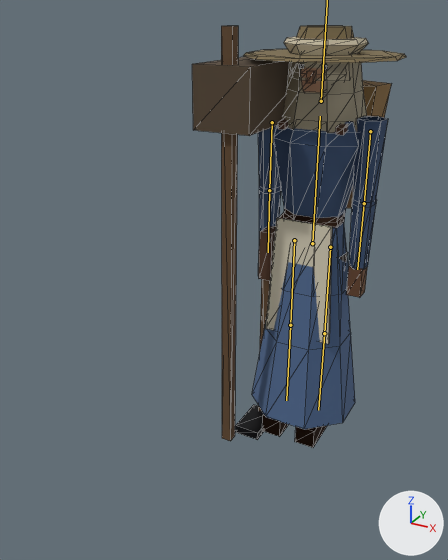
One commit to the glTF model game/assets/modelle/figur_mensch.glb: the scene before it, then after it.
Both versions are drawn from a 50 mm lens placed at (0.89, -2.41, 1.86), pointed at (-0.17, -0.49, 0.9). The axes (+X, +Y, +Z) are drawn at lower right. The lights are the same throughout. The older version comes first. The bones that bend it are drawn over the model as lines. Mesh edges are drawn as thin lines.

Objects in the first picture: 'Barett', 'Buendel', 'Hacke', 'Haube', 'Kapuze', 'Kiepe', 'Koerper_Frau', 'Koerper_Mann', 'Schuerze', 'Stab', 'Strohhut', 'Tasche'.
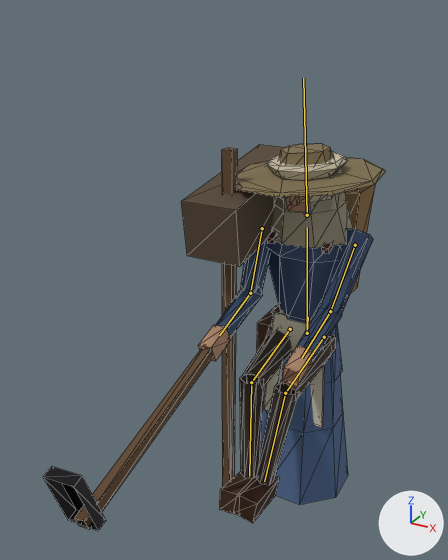
The newer file adds an action. The first version stands in its rest pose; the second is drawn at frame 7 of the action 'Kutschieren'.

What differs and where, as boxes [x1, y1, x2, y2] in the pictures (448 x 560 px):
'Koerper_Mann', posed
    before: [258, 116, 388, 448]
    after: [216, 228, 373, 523]
'Koerper_Frau', posed (30% wider, 15% shorter)
    before: [252, 64, 367, 429]
    after: [198, 196, 348, 505]
'Buendel', posed (6% wider, 55% taller)
    before: [192, 57, 290, 136]
    after: [181, 144, 285, 267]
'Kapuze', posed
    before: [283, 62, 367, 133]
    after: [272, 192, 353, 248]
'Strohhut', posed (7% narrower, 41% taller)
    before: [243, 25, 406, 63]
    after: [235, 143, 386, 197]
'Hacke', posed
    before: [235, 279, 270, 440]
    after: [43, 346, 214, 531]
'Schuerze', posed (8% shorter)
    before: [266, 218, 332, 344]
    after: [263, 312, 325, 428]
'Stab', posed (18% shorter)
    before: [221, 26, 238, 441]
    after: [221, 148, 237, 487]
'Barett', posed (58% taller)
    before: [284, 37, 368, 55]
    after: [267, 152, 348, 181]
'Kiepe', posed
    before: [278, 80, 391, 208]
    after: [267, 185, 375, 292]
'Tasche', posed
    before: [259, 213, 284, 281]
    after: [257, 305, 280, 352]
'Haube', posed
    before: [292, 62, 350, 81]
    after: [280, 195, 332, 202]
bone 'Wurzel', root to tip
    before: (312, 243) to (313, 225)
    after: (307, 333) to (308, 317)
bone 'Oberschenkel_L', root to tip
    before: (330, 247) to (324, 333)
    after: (324, 337) to (285, 393)
bone 'Unterschenkel_L', root to tip
    before: (324, 333) to (318, 410)
    after: (285, 393) to (264, 481)
bone 'Oberschenkel_R', root to tip
    before: (294, 240) to (290, 325)
    after: (290, 329) to (251, 382)
bone 'Unterschenkel_R', root to tip
    before: (290, 325) to (286, 400)
    after: (251, 382) to (249, 476)
bone 'Ruecken', root to tip
    before: (312, 243) to (320, 116)
    after: (307, 333) to (307, 227)
bone 'Oberarm_L', root to tip
    before: (370, 131) to (364, 203)
    after: (355, 245) to (330, 311)
bone 'Unterarm_L', root to tip
    before: (364, 203) to (357, 269)
    after: (330, 311) to (302, 357)
bone 'Oberarm_R', root to tip
    before: (272, 122) to (269, 190)
    after: (262, 228) to (250, 293)
bone 'Unterarm_R', root to tip
    before: (269, 190) to (268, 252)
    after: (250, 293) to (219, 335)

What changed in the scene script:
```text
Change bone_wurzel:
    where bone_wurzel = bpy.data.objects['Skelett'].pose.bones['Wurzel']
    bone_wurzel.location: (0.0, 0.0, 0.0) -> (0.0, -0.44, 0.0)
Change bone_oberschenkel_l:
    where bone_oberschenkel_l = bpy.data.objects['Skelett'].pose.bones['Oberschenkel_L']  # child of 'Wurzel'
    bone_oberschenkel_l.rotation_quaternion: (1.0, 0.0, 0.0, 0.0) -> (0.754, -0.655, -0.034, 0.039)  # degrees (0, 0, 0) -> degrees (-82, 0, 6)
Change bone_unterschenkel_l:
    where bone_unterschenkel_l = bpy.data.objects['Skelett'].pose.bones['Unterschenkel_L']  # child of 'Oberschenkel_L'
    bone_unterschenkel_l.rotation_quaternion: (1.0, 0.0, 0.0, 0.0) -> (0.819, 0.574, 0.0, 0.0)  # degrees (0, 0, 0) -> degrees (70, 0, 0)
Change bone_oberschenkel_r:
    where bone_oberschenkel_r = bpy.data.objects['Skelett'].pose.bones['Oberschenkel_R']  # child of 'Wurzel'
    bone_oberschenkel_r.rotation_quaternion: (1.0, 0.0, 0.0, 0.0) -> (0.754, -0.655, 0.034, -0.039)  # degrees (0, 0, 0) -> degrees (-82, 0, -6)
Change bone_unterschenkel_r:
    where bone_unterschenkel_r = bpy.data.objects['Skelett'].pose.bones['Unterschenkel_R']  # child of 'Oberschenkel_R'
    bone_unterschenkel_r.rotation_quaternion: (1.0, 0.0, 0.0, 0.0) -> (0.819, 0.574, 0.0, 0.0)  # degrees (0, 0, 0) -> degrees (70, 0, 0)
Change bone_ruecken:
    where bone_ruecken = bpy.data.objects['Skelett'].pose.bones['Ruecken']  # child of 'Wurzel'
    bone_ruecken.rotation_quaternion: (1.0, 0.0, 0.0, 0.0) -> (0.998, 0.07, 0.0, 0.0)  # degrees (0, 0, 0) -> degrees (8, 0, 0)
Change bone_kopf:
    where bone_kopf = bpy.data.objects['Skelett'].pose.bones['Kopf']  # child of 'Ruecken'
    bone_kopf.rotation_quaternion: (1.0, 0.0, 0.0, 0.0) -> (0.998, -0.052, -0.002, 0.035)  # degrees (0, 0, 0) -> degrees (-6, 0, 4)
Change bone_oberarm_l:
    where bone_oberarm_l = bpy.data.objects['Skelett'].pose.bones['Oberarm_L']  # child of 'Ruecken'
    bone_oberarm_l.rotation_quaternion: (1.0, 0.0, 0.0, 0.0) -> (0.931, -0.357, -0.025, 0.065)  # degrees (0, 0, 0) -> degrees (-42, 0, 8)
Change bone_unterarm_l:
    where bone_unterarm_l = bpy.data.objects['Skelett'].pose.bones['Unterarm_L']  # child of 'Oberarm_L'
    bone_unterarm_l.rotation_quaternion: (1.0, 0.0, 0.0, 0.0) -> (0.934, -0.358, 0.0, 0.0)  # degrees (0, 0, 0) -> degrees (-42, 0, 0)
Change bone_oberarm_r:
    where bone_oberarm_r = bpy.data.objects['Skelett'].pose.bones['Oberarm_R']  # child of 'Ruecken'
    bone_oberarm_r.rotation_quaternion: (1.0, 0.0, 0.0, 0.0) -> (0.931, -0.357, 0.025, -0.065)  # degrees (0, 0, 0) -> degrees (-42, 0, -8)
Change bone_unterarm_r:
    where bone_unterarm_r = bpy.data.objects['Skelett'].pose.bones['Unterarm_R']  # child of 'Oberarm_R'
    bone_unterarm_r.rotation_quaternion: (1.0, 0.0, 0.0, 0.0) -> (0.934, -0.358, 0.0, 0.0)  # degrees (0, 0, 0) -> degrees (-42, 0, 0)
```
